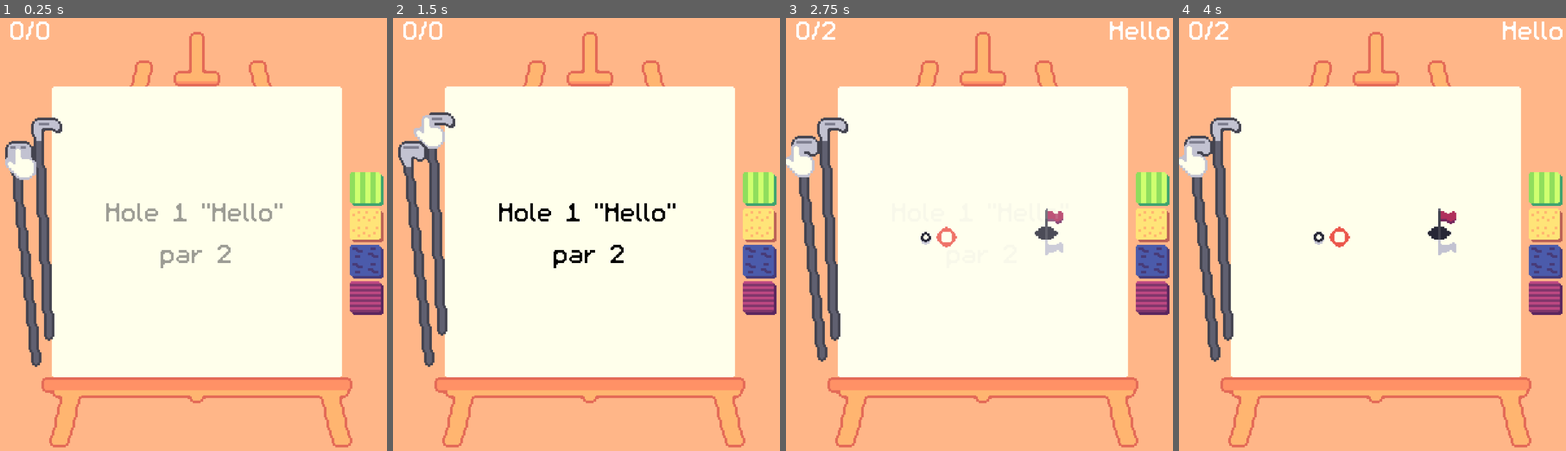
Above: before the commit, frames 1-4 (left to right).
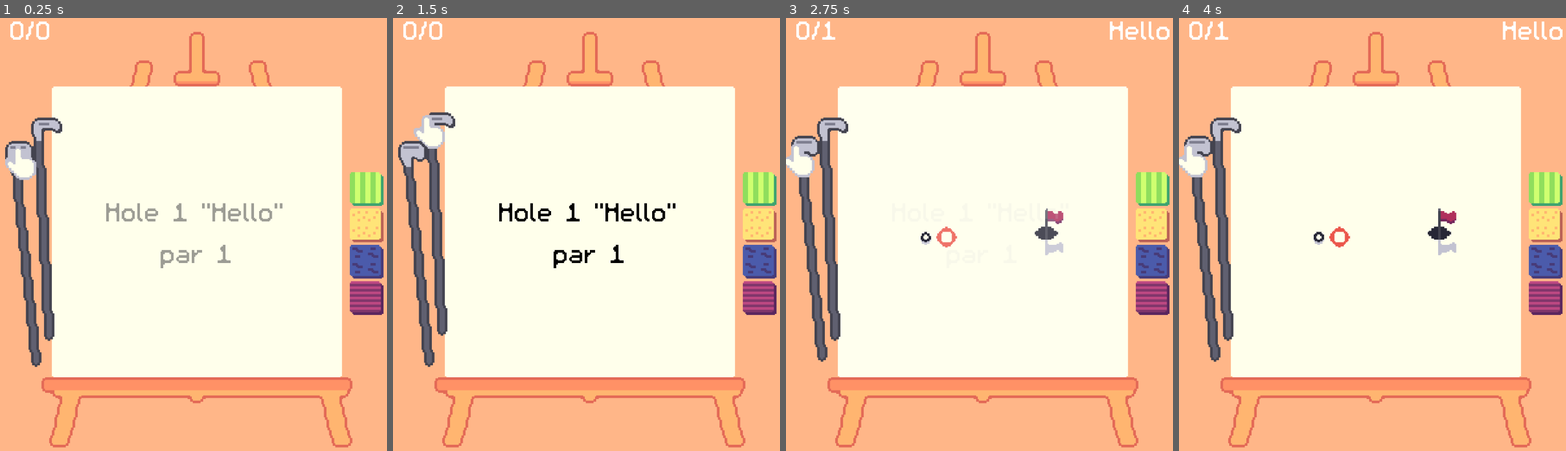
Above: after the commit, the same moments.

Repository: Pojemnik/golfech
Game: Godot game, scene res://scenes/main.tscn
Two runs of this game, one before a commit and one after it. Both use one fixed random seed, a clock stepped at 60 frames per second and the inputs below.
Inputs (mouse positions are in pixels of both pictures, inside the frame that each line leads up to):
- Up to frame 1 (0.25 s): no input
- Up to frame 2 (1.5 s): click (420, 251) at 0.5 s; click (439, 221) at 1.25 s
- Up to frame 3 (2.75 s): click (813, 251) at 2 s
- Up to frame 4 (4 s): click (1225, 221) at 2.75 s; click (1206, 251) at 3.5 s

The runs differ from the first frame. In frame 1, less than 0.1% of the frame differs, in the area x 56-60%, y 52-57%; in frame 2, less than 0.1%; in frame 3, less than 0.1%; in frame 4, less than 0.1%.

Commit message:
idk balance?

Diff:
--- a/level_data/level_empty.tres
+++ b/level_data/level_empty.tres
@@ -6,6 +6,6 @@
 [resource]
 script = ExtResource("2_0xfvd")
 scene = ExtResource("1_nsdqa")
-hit_count = 2
+hit_count = 1
 name = "Hello"
 metadata/_custom_type_script = "uid://cl52acjotwrwi"
--- a/level_data/level_house.tres
+++ b/level_data/level_house.tres
@@ -6,6 +6,6 @@
 [resource]
 script = ExtResource("2_34bmv")
 scene = ExtResource("1_m1khe")
-hit_count = 3
+hit_count = 2
 name = "House"
 metadata/_custom_type_script = "uid://cl52acjotwrwi"
--- a/level_data/level_ocean.tres
+++ b/level_data/level_ocean.tres
@@ -6,6 +6,6 @@
 [resource]
 script = ExtResource("2_ugvyi")
 scene = ExtResource("1_1bfcg")
-hit_count = 3
+hit_count = 2
 name = "Ocean"
 metadata/_custom_type_script = "uid://cl52acjotwrwi"
--- a/level_data/level_waves.tres
+++ b/level_data/level_waves.tres
@@ -6,6 +6,6 @@
 [resource]
 script = ExtResource("2_eks30")
 scene = ExtResource("1_eit56")
-hit_count = 2
+hit_count = 3
 name = "Pain"
 metadata/_custom_type_script = "uid://cl52acjotwrwi"
